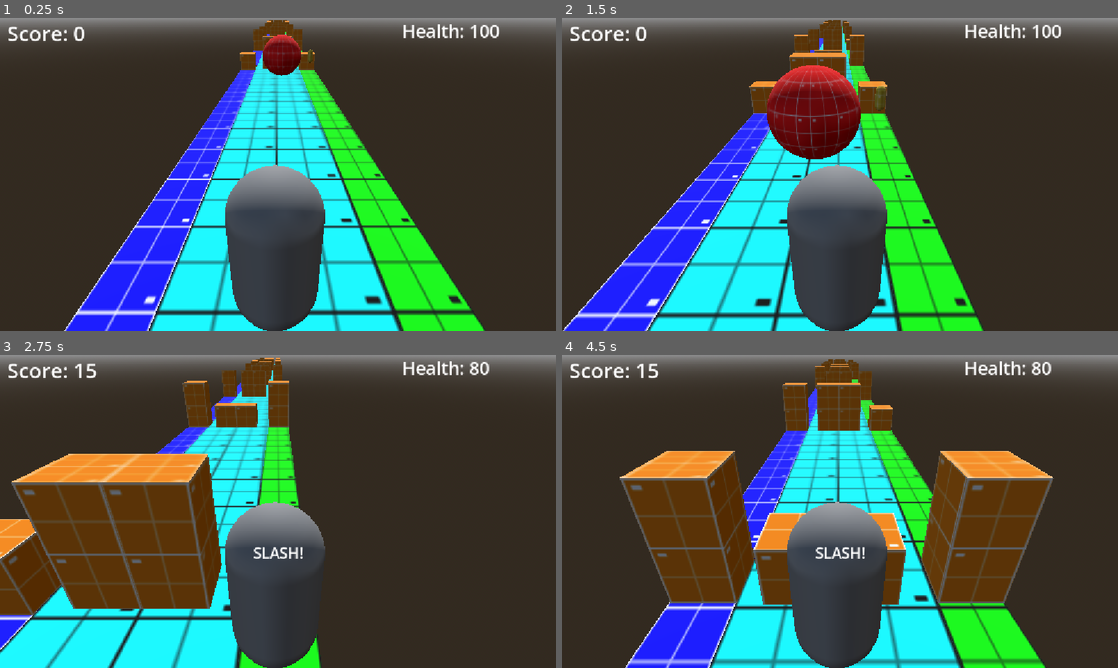
Above: before the commit, frames 1-4 (two rows, left to right).
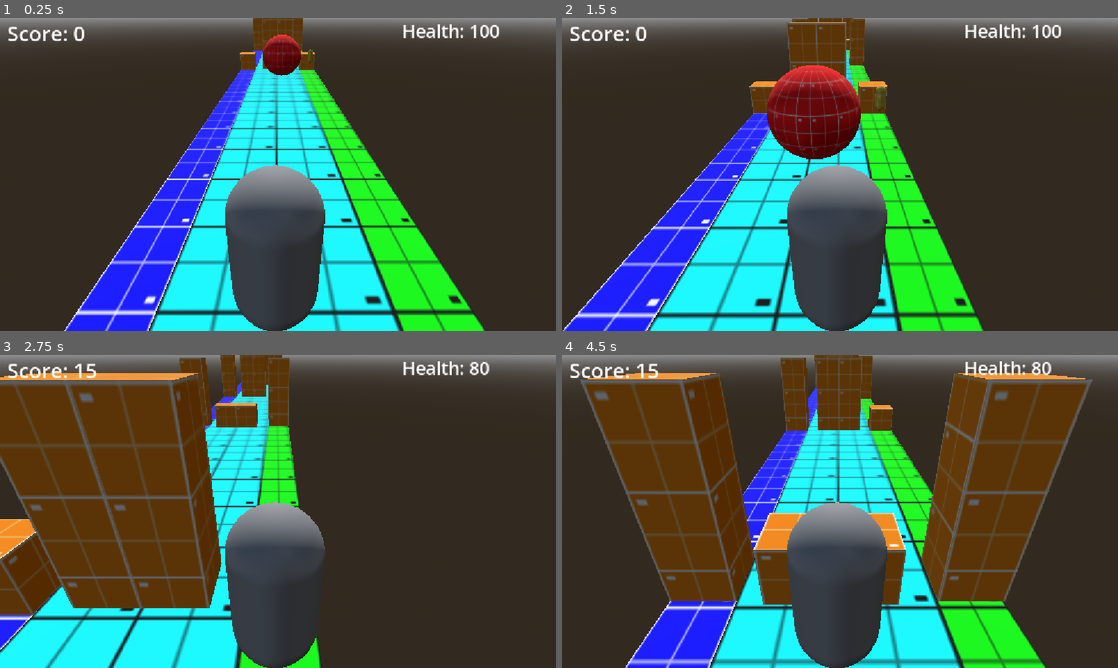
Above: after the commit, the same moments.

Repository: casualxcrisis/slash-dash
Game: Godot game, scene res://levels/prototype_level.tscn
The game is run twice, just before and just after one commit, with the same random seed, the same clock (stepped at 60 frames per second) and the same inputs.
Inputs:
- Up to frame 1 (0.25 s): no input
- Up to frame 2 (1.5 s): hold D (move_right) 0.53-1.28 s; tap S (attack) at 0.6, 1.35 s; tap W (jump) at 0.77 s; hold A (move_left) from 1.28 s (still down)
- Up to frame 3 (2.75 s): tap W (jump) at 1.52 s; release A (move_left) at 2.03 s; hold D (move_right) from 2.03 s (still down); tap S (attack) at 2.1 s
- Up to frame 4 (4.5 s): tap S (attack) at 2.85, 3.6, 4.35 s; tap W (jump) at 3.02, 3.77 s; release D (move_right) at 3.53 s; hold A (move_left) from 3.53 s (still down)

The runs differ from the first frame. In frame 1, 0.2% of the frame differs, in the area x 45-55%, y 0-9%; in frame 2, 1.0%; in frame 3, 15%; in frame 4, 19%, in the area x 3-96%, y 0-80%.

Commit message:
Fixed bug where slash UI indicator wasn't hiding after player death.

Diff:
--- a/assets/scripts/player/attack_cast.gd
+++ b/assets/scripts/player/attack_cast.gd
@@ -13,13 +13,17 @@
 	var enemy = get_collider()
 	if is_colliding() && enemy.is_in_group("enemy"):
 		%Slash.visible = true
+	else:
+		%Slash.visible = false
+
 	if Input.is_action_just_pressed("attack") && is_colliding() && enemy.is_in_group("enemy"):
 			get_collider().queue_free()
 			%Slash.visible = false
 			Global.player_score += 100
 
 
+
 #debug printing
-func _process(delta: float) -> void:
-	print(is_colliding())
+#func _process(delta: float) -> void:
+	#print(is_colliding())
 	#print(get_collider())
--- a/assets/scripts/player/player_controller.gd
+++ b/assets/scripts/player/player_controller.gd
@@ -45,4 +45,5 @@
 	if body.is_in_group("enemy"):
 		Global.player_health -= 20
 		body.queue_free()
+
 		print("You got hurt! Player Health: ", Global.player_health)
--- a/levels/prototype_level.tscn
+++ b/levels/prototype_level.tscn
@@ -82,100 +82,106 @@
 [node name="Dodge" type="Node3D" parent="Obstacles" unique_id=109071668]
 
 [node name="temp_dodge_block" parent="Obstacles/Dodge" unique_id=2100093211 instance=ExtResource("5_qd0o6")]
-transform = Transform3D(1, 0, 0, 0, 1, 0, 0, 0, 1, -0.48949736, 1.125, -18.906572)
+transform = Transform3D(1, 0, 0, 0, 1, 0, 0, 0, 1, -0.48949736, 1.6557851, -18.906572)
 
 [node name="temp_dodge_block3" parent="Obstacles/Dodge" unique_id=164179787 instance=ExtResource("5_qd0o6")]
-transform = Transform3D(1, 0, 0, 0, 1, 0, 0, 0, 1, -1.9869865, 1.125, -30.505205)
+transform = Transform3D(1, 0, 0, 0, 1, 0, 0, 0, 1, -1.9869865, 1.6557851, -30.505205)
 
 [node name="temp_dodge_block5" parent="Obstacles/Dodge" unique_id=433247614 instance=ExtResource("5_qd0o6")]
-transform = Transform3D(1, 0, 0, 0, 1, 0, 0, 0, 1, -1.9869865, 1.125, -41.064228)
+transform = Transform3D(1, 0, 0, 0, 1, 0, 0, 0, 1, -1.9869865, 1.6557851, -41.064228)
 
 [node name="temp_dodge_block4" parent="Obstacles/Dodge" unique_id=124082090 instance=ExtResource("5_qd0o6")]
-transform = Transform3D(1, 0, 0, 0, 1, 0, 0, 0, 1, 2.0071425, 1.125, -30.505205)
+transform = Transform3D(1, 0, 0, 0, 1, 0, 0, 0, 1, 2.0071425, 1.6557851, -30.505205)
 
 [node name="temp_dodge_block17" parent="Obstacles/Dodge" unique_id=679262049 instance=ExtResource("5_qd0o6")]
-transform = Transform3D(1, 0, 0, 0, 1, 0, 0, 0, 1, -1.9869865, 1.125, -75.09499)
+transform = Transform3D(1, 0, 0, 0, 1, 0, 0, 0, 1, -1.9869865, 1.6557851, -75.09499)
 
 [node name="temp_dodge_block21" parent="Obstacles/Dodge" unique_id=780209354 instance=ExtResource("5_qd0o6")]
-transform = Transform3D(1, 0, 0, 0, 1, 0, 0, 0, 1, -1.9869865, 1.125, -80.61001)
+transform = Transform3D(1, 0, 0, 0, 1, 0, 0, 0, 1, -1.9869865, 1.6557851, -80.61001)
 
 [node name="temp_dodge_block26" parent="Obstacles/Dodge" unique_id=368902042 instance=ExtResource("5_qd0o6")]
-transform = Transform3D(1, 0, 0, 0, 1, 0, 0, 0, 1, 1.9688147, 1.125, -87.5324)
+transform = Transform3D(1, 0, 0, 0, 1, 0, 0, 0, 1, 1.9688147, 1.6557851, -87.5324)
 
 [node name="temp_dodge_block22" parent="Obstacles/Dodge" unique_id=577487295 instance=ExtResource("5_qd0o6")]
-transform = Transform3D(1, 0, 0, 0, 1, 0, 0, 0, 1, -0.4855144, 1.125, -80.61001)
+transform = Transform3D(1, 0, 0, 0, 1, 0, 0, 0, 1, -0.4855144, 1.6557851, -80.61001)
 
 [node name="temp_dodge_block23" parent="Obstacles/Dodge" unique_id=2051560436 instance=ExtResource("5_qd0o6")]
-transform = Transform3D(1, 0, 0, 0, 1, 0, 0, 0, 1, 0.5055866, 1.125, -80.61001)
+transform = Transform3D(1, 0, 0, 0, 1, 0, 0, 0, 1, 0.5055866, 1.6557851, -80.61001)
 
 [node name="temp_dodge_block27" parent="Obstacles/Dodge" unique_id=407838038 instance=ExtResource("5_qd0o6")]
-transform = Transform3D(1, 0, 0, 0, 1, 0, 0, 0, 1, -1.9869865, 1.125, -94.24798)
+transform = Transform3D(1, 0, 0, 0, 1, 0, 0, 0, 1, -1.9869865, 1.6557851, -94.24798)
 
 [node name="temp_dodge_block28" parent="Obstacles/Dodge" unique_id=473530460 instance=ExtResource("5_qd0o6")]
-transform = Transform3D(1, 0, 0, 0, 1, 0, 0, 0, 1, -0.4855144, 1.125, -94.24798)
+transform = Transform3D(1, 0, 0, 0, 1, 0, 0, 0, 1, -0.4855144, 1.6557851, -94.24798)
 
 [node name="temp_dodge_block29" parent="Obstacles/Dodge" unique_id=113570985 instance=ExtResource("5_qd0o6")]
-transform = Transform3D(1, 0, 0, 0, 1, 0, 0, 0, 1, 0.5055866, 1.125, -94.24798)
+transform = Transform3D(1, 0, 0, 0, 1, 0, 0, 0, 1, 0.5055866, 1.6557851, -94.24798)
 
 [node name="temp_dodge_block24" parent="Obstacles/Dodge" unique_id=163408415 instance=ExtResource("5_qd0o6")]
-transform = Transform3D(1, 0, 0, 0, 1, 0, 0, 0, 1, -0.4855144, 1.125, -87.47489)
+transform = Transform3D(1, 0, 0, 0, 1, 0, 0, 0, 1, -0.4855144, 1.6557851, -87.47489)
 
 [node name="temp_dodge_block25" parent="Obstacles/Dodge" unique_id=1240546853 instance=ExtResource("5_qd0o6")]
-transform = Transform3D(1, 0, 0, 0, 1, 0, 0, 0, 1, 0.5055866, 1.125, -87.47489)
+transform = Transform3D(1, 0, 0, 0, 1, 0, 0, 0, 1, 0.5055866, 1.6557851, -87.47489)
 
 [node name="temp_dodge_block18" parent="Obstacles/Dodge" unique_id=1230198868 instance=ExtResource("5_qd0o6")]
-transform = Transform3D(1, 0, 0, 0, 1, 0, 0, 0, 1, 2.0071425, 1.125, -75.09499)
+transform = Transform3D(1, 0, 0, 0, 1, 0, 0, 0, 1, 2.0071425, 1.6557851, -75.09499)
 
 [node name="temp_dodge_block2" parent="Obstacles/Dodge" unique_id=687356727 instance=ExtResource("5_qd0o6")]
-transform = Transform3D(1, 0, 0, 0, 1, 0, 0, 0, 1, 0.4876697, 1.125, -18.906572)
+transform = Transform3D(1, 0, 0, 0, 1, 0, 0, 0, 1, 0.4876697, 1.6557851, -18.906572)
 
 [node name="temp_dodge_block6" parent="Obstacles/Dodge" unique_id=238923068 instance=ExtResource("5_qd0o6")]
-transform = Transform3D(1, 0, 0, 0, 1, 0, 0, 0, 1, -0.48949736, 1.125, -41.10445)
+transform = Transform3D(1, 0, 0, 0, 1, 0, 0, 0, 1, -0.48949736, 1.6557851, -41.10445)
 
 [node name="temp_dodge_block9" parent="Obstacles/Dodge" unique_id=29115856 instance=ExtResource("5_qd0o6")]
-transform = Transform3D(1, 0, 0, 0, 1, 0, 0, 0, 1, -0.48949736, 1.125, -41.10445)
+transform = Transform3D(1, 0, 0, 0, 1, 0, 0, 0, 1, -0.48949736, 1.6557851, -41.10445)
 
 [node name="temp_dodge_block7" parent="Obstacles/Dodge" unique_id=1583758136 instance=ExtResource("5_qd0o6")]
-transform = Transform3D(1, 0, 0, 0, 1, 0, 0, 0, 1, 0.4876697, 1.125, -41.10445)
+transform = Transform3D(1, 0, 0, 0, 1, 0, 0, 0, 1, 0.4876697, 1.6557851, -41.10445)
 
 [node name="temp_dodge_block10" parent="Obstacles/Dodge" unique_id=1419600575 instance=ExtResource("5_qd0o6")]
-transform = Transform3D(1, 0, 0, 0, 1, 0, 0, 0, 1, -0.48949736, 1.125, -51.150845)
+transform = Transform3D(1, 0, 0, 0, 1, 0, 0, 0, 1, -0.48949736, 1.6557851, -51.150845)
 
 [node name="temp_dodge_block11" parent="Obstacles/Dodge" unique_id=494752078 instance=ExtResource("5_qd0o6")]
-transform = Transform3D(1, 0, 0, 0, 1, 0, 0, 0, 1, 0.4876697, 1.125, -51.150845)
+transform = Transform3D(1, 0, 0, 0, 1, 0, 0, 0, 1, 0.4876697, 1.6557851, -51.150845)
 
 [node name="temp_dodge_block8" parent="Obstacles/Dodge" unique_id=1841220975 instance=ExtResource("5_qd0o6")]
-transform = Transform3D(1, 0, 0, 0, 1, 0, 0, 0, 1, 1.9536562, 1.125, -51.161125)
+transform = Transform3D(1, 0, 0, 0, 1, 0, 0, 0, 1, 1.9536562, 1.6557851, -51.161125)
 
 [node name="temp_dodge_block12" parent="Obstacles/Dodge" unique_id=852456696 instance=ExtResource("5_qd0o6")]
-transform = Transform3D(1, 0, 0, 0, 1, 0, 0, 0, 1, -0.48740917, 1.1261792, -59.08089)
+transform = Transform3D(1, 0, 0, 0, 1, 0, 0, 0, 1, -0.48740917, 1.6569643, -59.08089)
 
 [node name="temp_dodge_block13" parent="Obstacles/Dodge" unique_id=1209090002 instance=ExtResource("5_qd0o6")]
-transform = Transform3D(1, 0, 0, 0, 1, 0, 0, 0, 1, 0.489758, 1.1261792, -59.08089)
+transform = Transform3D(1, 0, 0, 0, 1, 0, 0, 0, 1, 0.489758, 1.6569643, -59.08089)
 
 [node name="temp_dodge_block19" parent="Obstacles/Dodge" unique_id=1671857848 instance=ExtResource("5_qd0o6")]
-transform = Transform3D(1, 0, 0, 0, 1, 0, 0, 0, 1, -0.48740917, 1.1261792, -64.27003)
+transform = Transform3D(1, 0, 0, 0, 1, 0, 0, 0, 1, -0.48740917, 1.6569643, -64.27003)
 
 [node name="temp_dodge_block20" parent="Obstacles/Dodge" unique_id=658709122 instance=ExtResource("5_qd0o6")]
-transform = Transform3D(1, 0, 0, 0, 1, 0, 0, 0, 1, 0.489758, 1.1261792, -64.27003)
+transform = Transform3D(1, 0, 0, 0, 1, 0, 0, 0, 1, 0.489758, 1.6569643, -64.27003)
 
 [node name="temp_dodge_block14" parent="Obstacles/Dodge" unique_id=407206548 instance=ExtResource("5_qd0o6")]
-transform = Transform3D(1, 0, 0, 0, 1, 0, 0, 0, 1, -1.9559741, 1.125, -59.089043)
+transform = Transform3D(1, 0, 0, 0, 1, 0, 0, 0, 1, -1.9559741, 1.6557851, -59.089043)
 
 [node name="temp_dodge_block15" parent="Obstacles/Dodge" unique_id=1245112045 instance=ExtResource("5_qd0o6")]
-transform = Transform3D(1, 0, 0, 0, 1, 0, 0, 0, 1, 2.0439863, 1.125, -70.13361)
+transform = Transform3D(1, 0, 0, 0, 1, 0, 0, 0, 1, 2.0439863, 1.6557851, -70.13361)
 
 [node name="temp_dodge_block16" parent="Obstacles/Dodge" unique_id=1867901682 instance=ExtResource("5_qd0o6")]
-transform = Transform3D(1, 0, 0, 0, 1, 0, 0, 0, 1, -2.0005994, 1.125, -70.13361)
+transform = Transform3D(1, 0, 0, 0, 1, 0, 0, 0, 1, -2.0005994, 1.6557851, -70.13361)
+
+[node name="Pickups" type="Node3D" parent="." unique_id=1178301788]
+
+[node name="Coins" type="Node3D" parent="Pickups" unique_id=106072967]
+
+[node name="PickupCoin" parent="Pickups/Coins" unique_id=82873739 instance=ExtResource("7_pvbb1")]
+transform = Transform3D(1, 0, 0, 0, 1, 0, 0, 0, 1, 1.9836655, 1.2246853, -16.22847)
+
+[node name="Health" type="Node3D" parent="Pickups" unique_id=1270790928]
+
+[node name="PickupHealth" parent="Pickups/Health" unique_id=1943708598 instance=ExtResource("8_0bul0")]
+transform = Transform3D(1, 0, 0, 0, 1, 0, 0, 0, 1, 0.15447426, 1.0931773, -46.18779)
 
 [node name="PlayerController" parent="." unique_id=874567396 instance=ExtResource("1_1ykrc")]
 transform = Transform3D(1, 0, 0, 0, 1, 0, 0, 0, 1, 0, 1.125, 1.9653994)
 fall_acceleration = 82
 
 [node name="PlaceHolderSky" parent="." unique_id=1052989512 instance=ExtResource("2_ycx7s")]
-
-[node name="PickupCoin" parent="." unique_id=82873739 instance=ExtResource("7_pvbb1")]
-transform = Transform3D(1, 0, 0, 0, 1, 0, 0, 0, 1, 1.9836655, 1.2246853, -16.22847)
-
-[node name="PickupHealth" parent="." unique_id=1943708598 instance=ExtResource("8_0bul0")]
-transform = Transform3D(1, 0, 0, 0, 1, 0, 0, 0, 1, 0.15447426, 1.0931773, -46.18779)
--- a/scenes/enemies/temp_enemy.tscn
+++ b/scenes/enemies/temp_enemy.tscn
@@ -15,9 +15,6 @@
 radius = 0.995
 height = 1.95
 
-[sub_resource type="SphereShape3D" id="SphereShape3D_0yd1l"]
-radius = 1.025
-
 [node name="TempEnemy" type="AnimatableBody3D" unique_id=248807533 groups=["enemy"]]
 script = ExtResource("1_80iq4")
 
@@ -26,8 +23,3 @@
 
 [node name="MeshInstance3D" type="MeshInstance3D" parent="." unique_id=1796418334]
 mesh = SubResource("SphereMesh_0yd1l")
-
-[node name="HurtZone" type="Area3D" parent="." unique_id=1052804548 groups=["enemy"]]
-
-[node name="CollisionShape3D" type="CollisionShape3D" parent="HurtZone" unique_id=118487519]
-shape = SubResource("SphereShape3D_0yd1l")
--- a/scenes/environment/obstacles/temp_dodge_block.tscn
+++ b/scenes/environment/obstacles/temp_dodge_block.tscn
@@ -4,13 +4,13 @@
 
 [sub_resource type="StandardMaterial3D" id="StandardMaterial3D_uf4lm"]
 albedo_texture = ExtResource("1_ec2cp")
-uv1_scale = Vector3(3.11, 4.045, 1)
+uv1_scale = Vector3(3.11, 5, 1)
 
 [sub_resource type="BoxMesh" id="BoxMesh_uf4lm"]
-size = Vector3(1, 2, 1)
+size = Vector3(1, 3, 1)
 
 [sub_resource type="BoxShape3D" id="BoxShape3D_ec2cp"]
-size = Vector3(1, 2, 1)
+size = Vector3(1, 3, 1)
 
 [node name="TempDodgeBlock" type="StaticBody3D" unique_id=2100093211]
 
